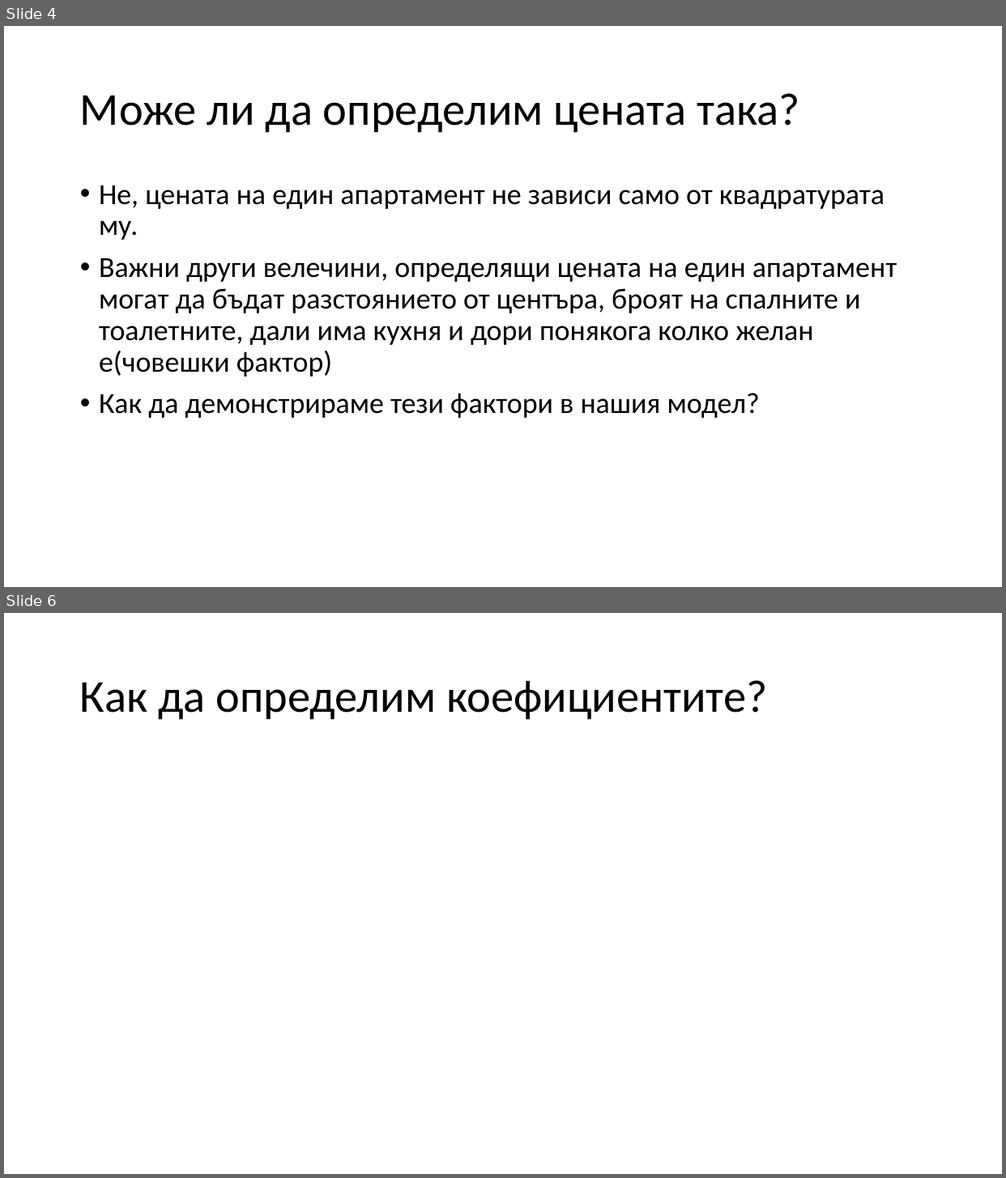
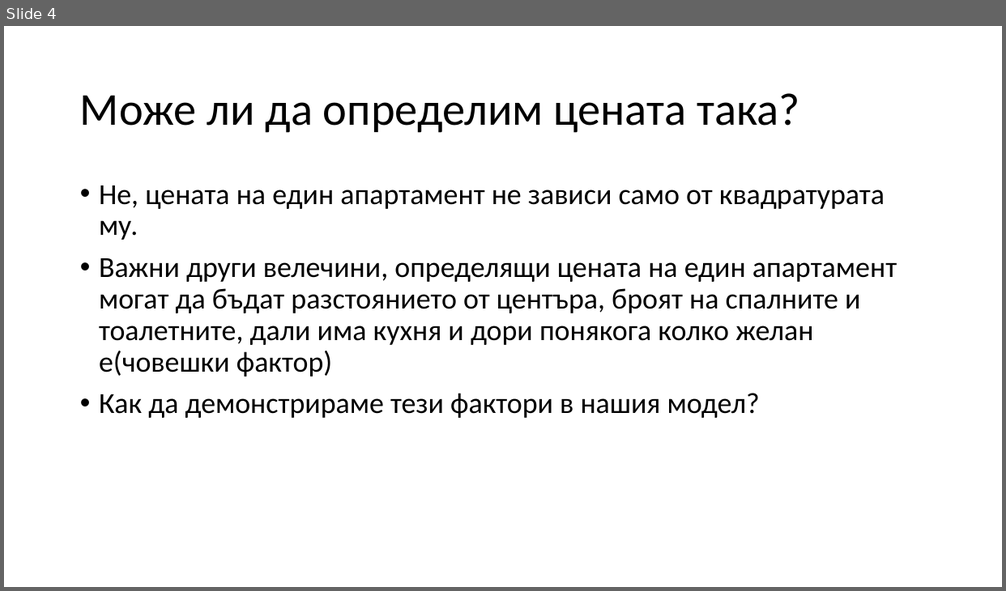
Before and after one commit to PTrendafilov/Machine-Learning-Models, a slide deck: Linear Regression/Линейна регресия.pptx. Shown one above the other, each under a label of ours: slides 4 and 6 before the commit, slide 4 after it; the slides between them are not shown. The pictures are 1006x1178 and 1006x591 pixels, drawn with LibreOffice and Linux fonts; fonts in the diff are those of the drawing. Boxes give left, top, right and bottom in pixels: in the first picture for what was removed or moved away, otherwise in the second. Text is boxed around its words. In the diff, an @@ line names an element or a change of style, - is before the commit and + after.

```diff
--- a/Linear Regression/Линейна регресия.pptx
+++ b/Linear Regression/Линейна регресия.pptx
@@ slide 6 removed at (4,613,1002,1174), background #FFFFFF @@
@@ title removed at (80,680,767,720) @@
-Как да определим коефициентите?
```
Also in this commit, not shown: 3 slides changed, 7 slides added.
